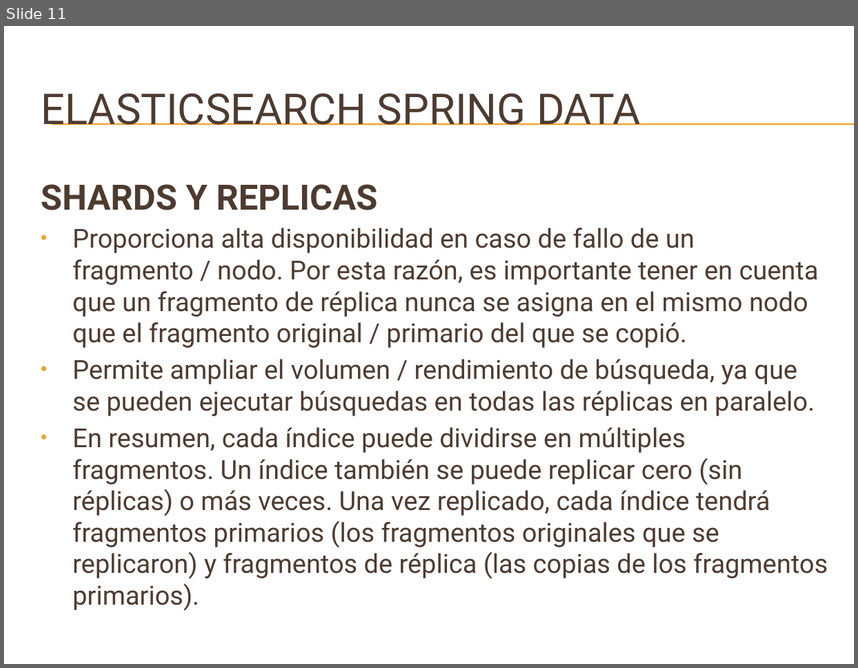
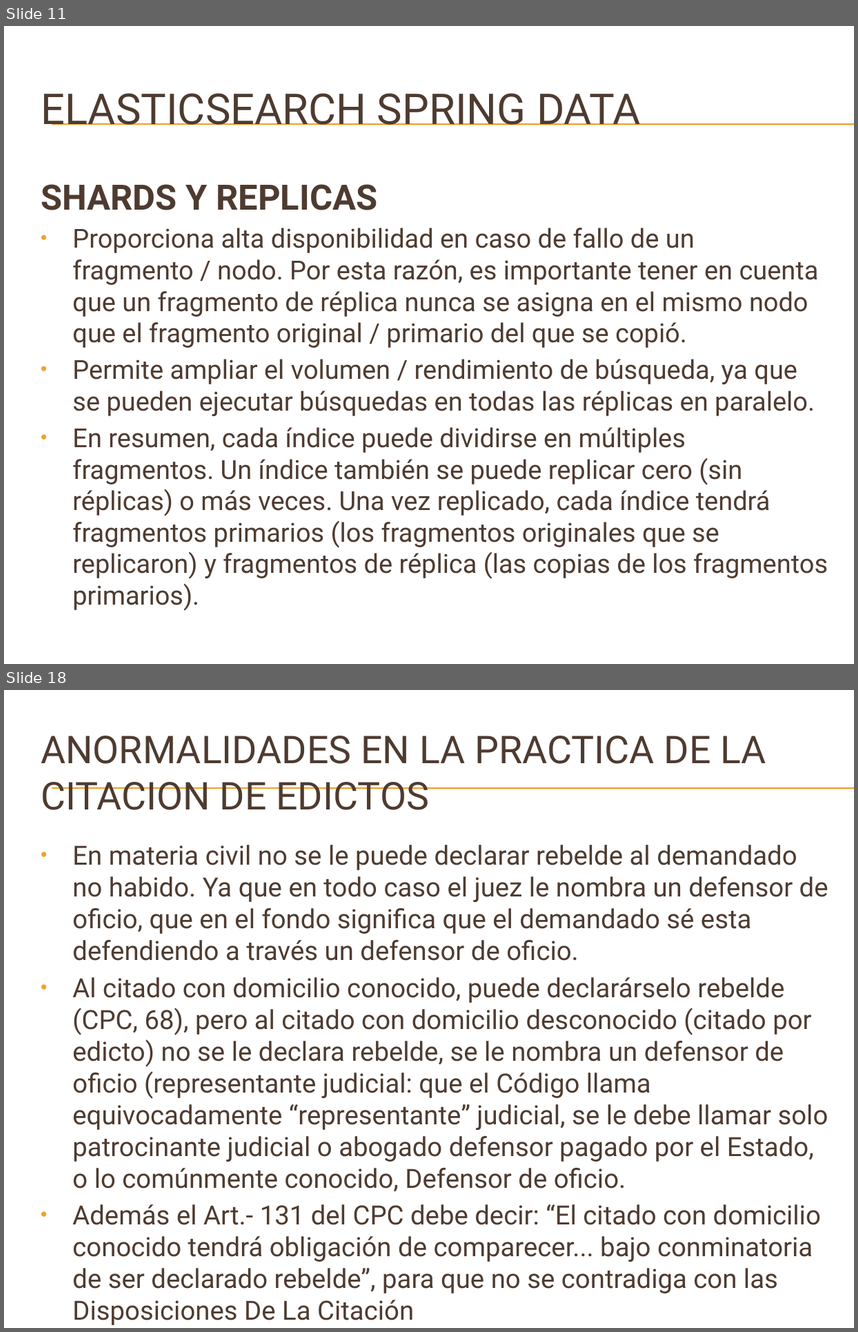
Before and after one commit to danielrpg/searchEngineAPI, a slide deck: document/ELASTICSEARCH SPRING DATA04.pptx. Shown one above the other, each under a label of ours: slide 11 before the commit, slides 11 and 18 after it; the slides between them are not shown. The pictures are 858x668 and 858x1332 pixels, drawn with LibreOffice and Linux fonts; fonts in the diff are those of the drawing; background and template pictures are left out. Boxes give left, top, right and bottom in pixels: in the first picture for what was removed or moved away, otherwise in the second. Text is boxed around its words. In the diff, an @@ line names an element or a change of style, - is before the commit and + after.

```diff
--- a/document/ELASTICSEARCH SPRING DATA04.pptx
+++ b/document/ELASTICSEARCH SPRING DATA04.pptx
@@ slide 18 added at bbox=[4, 690, 854, 1328], background picture (left out); not listed: 2 template elements that a slide beside it also shows @@
@@ title added at bbox=[41, 736, 766, 810], 32.4 pt, text #4E3B30 @@
+ANORMALIDADES EN LA PRACTICA DE LA CITACION DE EDICTOS
@@ text added at bbox=[72, 845, 829, 1325], 22.4 pt, text #4E3B30 @@
+• En materia civil no se le puede declarar rebelde al demandado no habido. Ya que en todo caso el juez le nombra un defensor de oficio, que en el fondo significa que el demandado sé esta defendiendo a través un defensor de oficio.
+• Al citado con domicilio conocido, puede declarárselo rebelde (CPC, 68), pero al citado con domicilio desconocido (citado por edicto) no se le declara rebelde, se le nombra un defensor de oficio (representante judicial: que el Código llama equivocadamente “representante” judicial, se le debe llamar solo patrocinante judicial o abogado defensor pagado por el Estado, o lo comúnmente conocido, Defensor de oficio.
+• Además el Art.- 131 del CPC debe decir: “El citado con domicilio conocido tendrá obligación de comparecer... bajo conminatoria de ser declarado rebelde”, para que no se contradiga con las Disposiciones De La Citación
```
Also in this commit, not shown: 1 slide changed, 6 other slides added, 10 other files.
